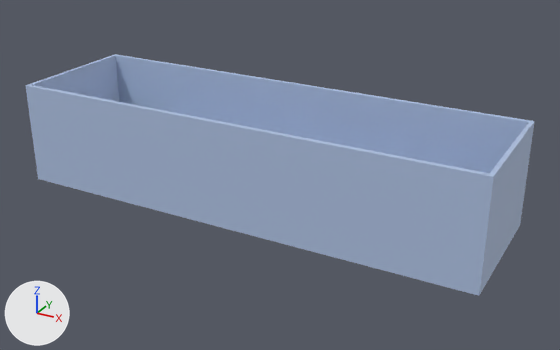
Before and after pictures for a commit that changed the glTF model src/assets/3d/solid/models/Warehouse_expansion.glb.
Before and after are seen from a camera (50 mm lens) standing at (23.9, -41.1, 20.7) and looking at (1.2, 0.0, 0.1). Arrows for +X, +Y and +Z are at lower left; the lights stay in place. The older version comes first. Where no turn or scale is listed for an object, it has been applied to the vertices. Vertices at exactly the same position are counted once.

In view in the first picture: 'Floor1'.
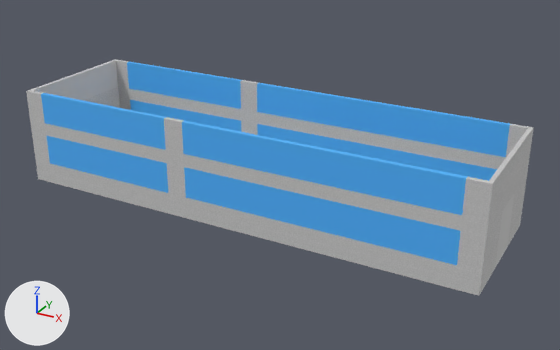
The newer file is also turned or shifted as a whole; pictures and numbers use the older file's frame.

What differs and where, as boxes [x1, y1, x2, y2] in the pictures (560 x 350 px):
'Floor1', reshaped
    before: [25, 54, 535, 296]
    after: [26, 59, 534, 296]
part 1 of me_mesh_003, deleted
    before: [25, 54, 535, 184]
part 2 of me_mesh_003, recoloured
    both: [41, 63, 510, 265]
part 3 of me_mesh_003, recoloured
    both: [26, 61, 534, 296]

Patch to the scene script:
```diff
--- a/src/assets/3d/solid/models/Warehouse_expansion.glb.py
+++ b/src/assets/3d/solid/models/Warehouse_expansion.glb.py
@@ img_ground @@
+img_ground = load_image('ground', '_unpacked/ground', 256, 384, 'sRGB')
@@ img_window @@
+img_window = load_image('window', '_unpacked/window', 512, 512, 'sRGB')
@@ img_gate @@
+img_gate = load_image('gate', '_unpacked/gate', 1024, 1024, 'sRGB')
@@ mat_ground @@
+mat_ground = principled_material('ground')
+mat_ground.texture = img_ground
+mat_ground.roughness = 0.553
@@ mat_window @@
+mat_window = principled_material('window')
+mat_window.texture = img_window
+mat_window.roughness = 0.553
@@ mat_gate @@
+mat_gate = principled_material('gate')
+mat_gate.texture = img_gate
+mat_gate.roughness = 0.553
@@ me_mesh_003 @@
 # used by ob_floor1; location = (0.0, 0.0, 0.0)
-me_mesh_003.from_pydata(...)  # 154 vertices, 474 faces; spans x -16.0..16.1, y -4.7..4.7, z -2.1..4.9
-me_mesh_003.materials.append(mat_door)  # green #00ff00
+me_mesh_003.from_pydata(...)  # 144 vertices, 428 faces; spans x -16.0..16.1, y -4.7..4.7, z -2.1..4.5
+# me_mesh_003 part 1
+# 10 vertices are removed from x -16.0..16.1, y -4.7..4.7, z 4.9
+# 46 faces are deleted
+# me_mesh_003 part 2: 96 faces spanning x -14.7..14.7, y -4.7..4.7, z -0.6..4.5 switch from mat_wall (blue #afc2e3) to mat_window (picture img_window)
+# me_mesh_003 part 3: 320 faces spanning x -16.0..16.1, y -4.7..4.7, z -2.1..4.5 switch from mat_wall (blue #afc2e3) to mat_ground (picture img_ground)
+me_mesh_003.materials.append(mat_gate)  # picture img_gate
```
